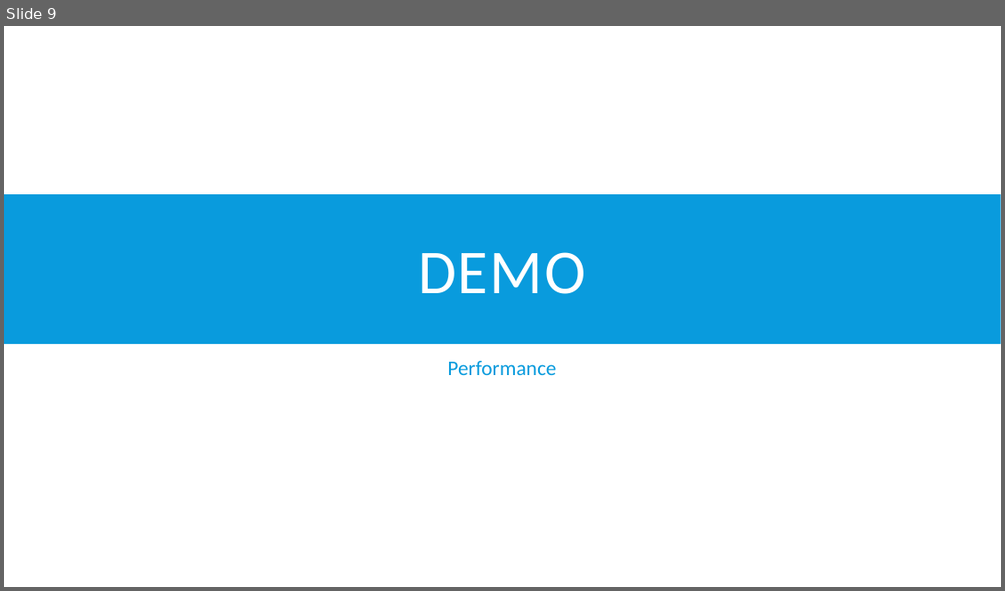
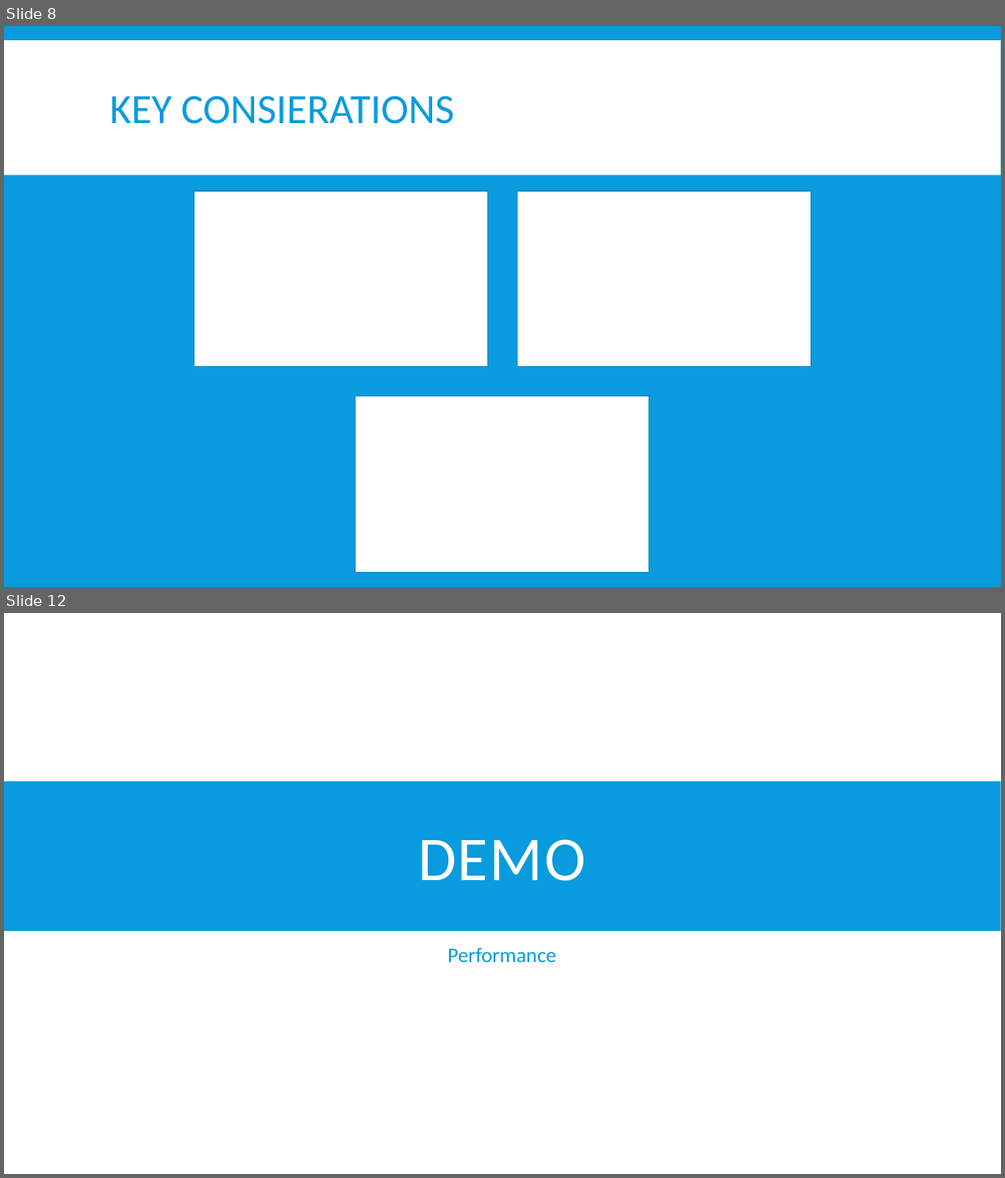
Before and after one commit to jwooley/EfCore, a slide deck: EfCoreGettingStarted.pptx. Shown one above the other, each under a label of ours: slide 9 before the commit, slides 8 and 12 after it; the slides between them are not shown. The pictures are 1005x591 and 1005x1178 pixels, drawn with LibreOffice and Linux fonts; fonts in the diff are those of the drawing. Boxes give left, top, right and bottom in pixels: in the first picture for what was removed or moved away, otherwise in the second. Text is boxed around its words. In the diff, an @@ line names an element or a change of style, - is before the commit and + after.

```diff
--- a/EfCoreGettingStarted.pptx
+++ b/EfCoreGettingStarted.pptx
@@ slide 8 added at [4,26,1001,587], background #099BDD @@
@@ rectangle added at [4,40,1001,175], fill #FFFFFF @@
@@ title added at [110,95,454,124], 40 pt, text #099BDD @@
+KEY CONSIERATIONS
@@ rectangle added at [194,191,488,367], fill #FFFFFF, outline #088DC9 1 pt @@
@@ rectangle added at [517,191,811,367], fill #FFFFFF, outline #088DC9 1 pt @@
@@ rectangle added at [356,396,649,572], fill #FFFFFF, outline #088DC9 1 pt @@
@@ what was slide 9 is now slide 12 @@
```
Also in this commit, not shown: 1 slide changed, 2 other slides added.
